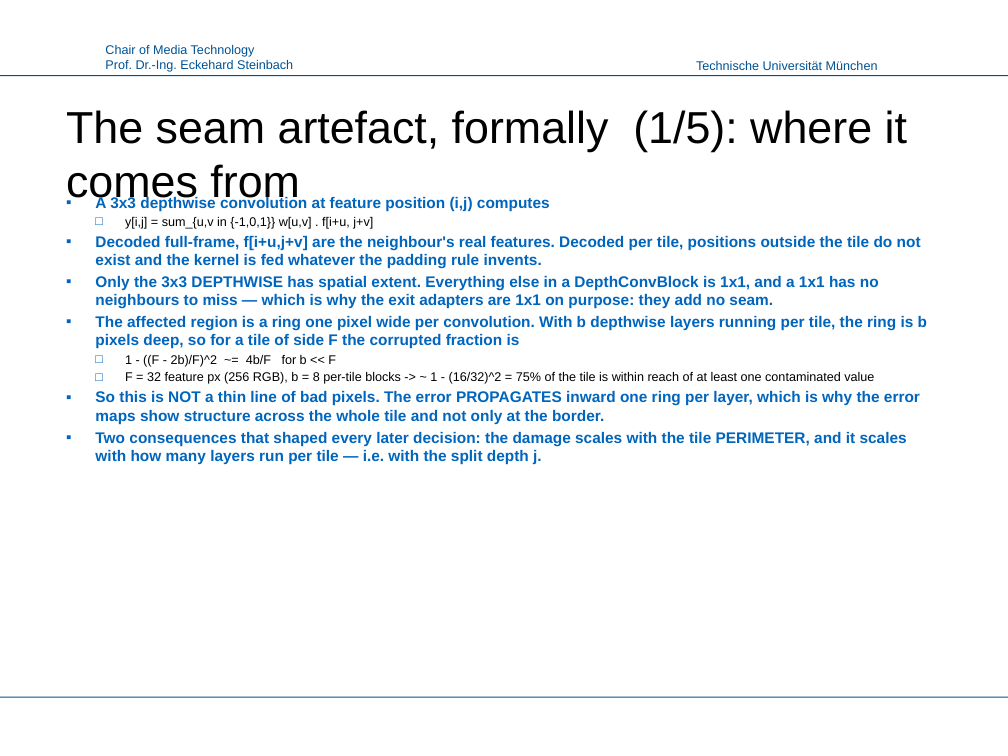
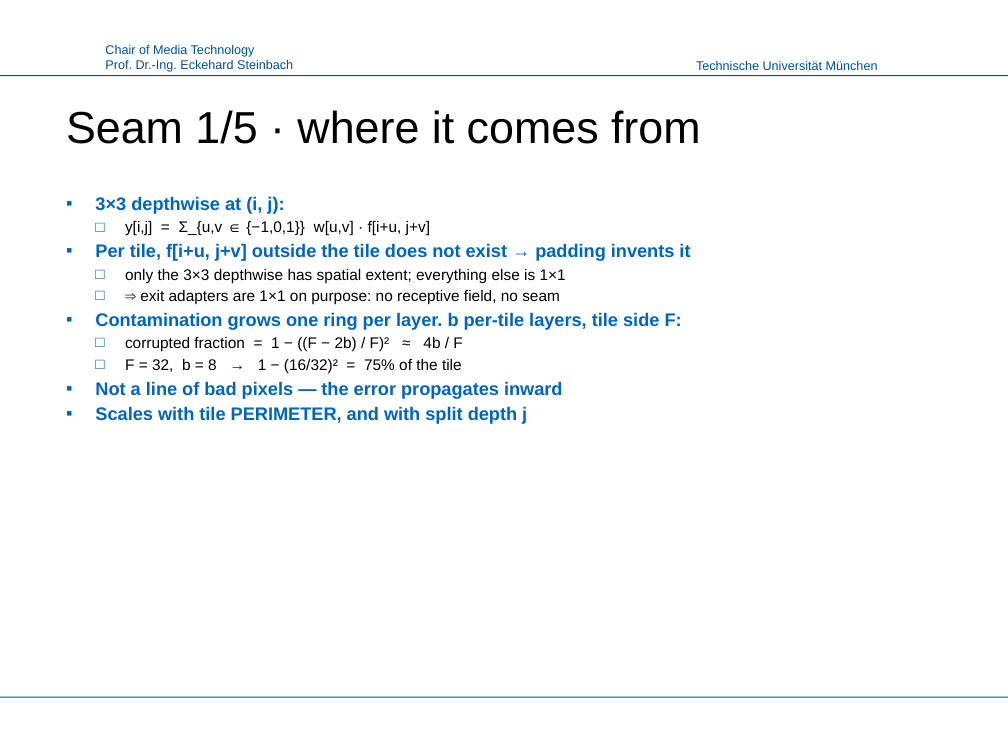
Before and after one commit to canerim/FLEX-FLOP, a slide deck: slide 10 of paper/FLEX-UF_LMT.pptx (slide 11 before the commit). Drawn at 1008x756 pixels with LibreOffice and Linux fonts; fonts in the diff are those of the drawing; background and template pictures are left out. Boxes give left, top, right and bottom in pixels: in the first picture for what was removed or moved away, otherwise in the second. Text is boxed around its words. In the diff, an @@ line names an element or a change of style, - is before the commit and + after.

Commit message:
Deck: figure-first, and the figures now use the release denominator
Body text cut from 19,027 characters to 9,705 -- claims, numbers and
formulas, no connective prose. Every figure that had room got it: 21 of 23
now span >=90% of the slide.

Two figures were showing the old denominator while the text beside them
showed the corrected one, which is exactly the inconsistency a reader is
right to distrust. make_figs_nature.py now routes every saving through one
helper that divides by the release's 1.0, and the architecture figure no
longer prints the deepest exit as '0% saved' -- it is -1.0%, because seam
repair makes our full-depth path cost 0.95% more than the release. Hiding
that at the one place the figure makes a cost claim was the worst version
of the error.

Five slides give the seam artefact in textbook form: the convolution that
causes it, the 4b/F contamination law, padding as an estimator with the
measured table, the perimeter argument for 256px, and the gated repair
with its equation -- ending on the measurement that says the repair earns
0.0020 dB per point of decode while arls was rejected at 0.0018.

```diff
--- a/paper/FLEX-UF_LMT.pptx
+++ b/paper/FLEX-UF_LMT.pptx
@@ title at [66,110,701,144]: text changed @@
-The seam artefact, formally (1/5): where it comes from
+Seam 1/5 · where it comes from
@@ text at [95,196,690,424]: text changed; size 11 to 13 pt @@
-▪ A 3x3 depthwise convolution at feature position (i,j) computes
-  □ y[i,j] = sum_{u,v in {-1,0,1}} w[u,v] . f[i+u, j+v]
-▪ Decoded full-frame, f[i+u,j+v] are the neighbour's real features. Decoded per tile, positions outside the tile do not exist and the kernel is fed whatever the padding rule invents.
-▪ Only the 3x3 DEPTHWISE has spatial extent. Everything else in a DepthConvBlock is 1x1, and a 1x1 has no neighbours to miss — which is why the exit adapters are 1x1 on purpose: they add no seam.
-▪ The affected region is a ring one pixel wide per convolution. With b depthwise layers running per tile, the ring is b pixels deep, so for a tile of side F the corrupted fraction is
-  □ 1 - ((F - 2b)/F)^2 ~= 4b/F for b << F
-  □ F = 32 feature px (256 RGB), b = 8 per-tile blocks -> ~ 1 - (16/32)^2 = 75% of the tile is within reach of at least one contaminated value
-▪ So this is NOT a thin line of bad pixels. The error PROPAGATES inward one ring per layer, which is why the error maps show structure across the whole tile and not only at the border.
-▪ Two consequences that shaped every later decision: the damage scales with the tile PERIMETER, and it scales with how many layers run per tile — i.e. with the split depth j.
+▪ 3×3 depthwise at (i, j):
+  □ y[i,j] = Σ_{u,v ∈ {−1,0,1}} w[u,v] · f[i+u, j+v]
+▪ Per tile, f[i+u, j+v] outside the tile does not exist → padding invents it
+  □ only the 3×3 depthwise has spatial extent; everything else is 1×1
+  □ ⇒ exit adapters are 1×1 on purpose: no receptive field, no seam
+▪ Contamination grows one ring per layer. b per-tile layers, tile side F:
+  □ corrupted fraction = 1 − ((F − 2b) / F)² ≈ 4b / F
+  □ F = 32, b = 8 → 1 − (16/32)² = 75% of the tile
+▪ Not a line of bad pixels — the error propagates inward
+▪ Scales with tile PERIMETER, and with split depth j
```
Also in this commit, not shown: 20 other slides changed, 2 slides added, 2 slides removed, 17 other files.
